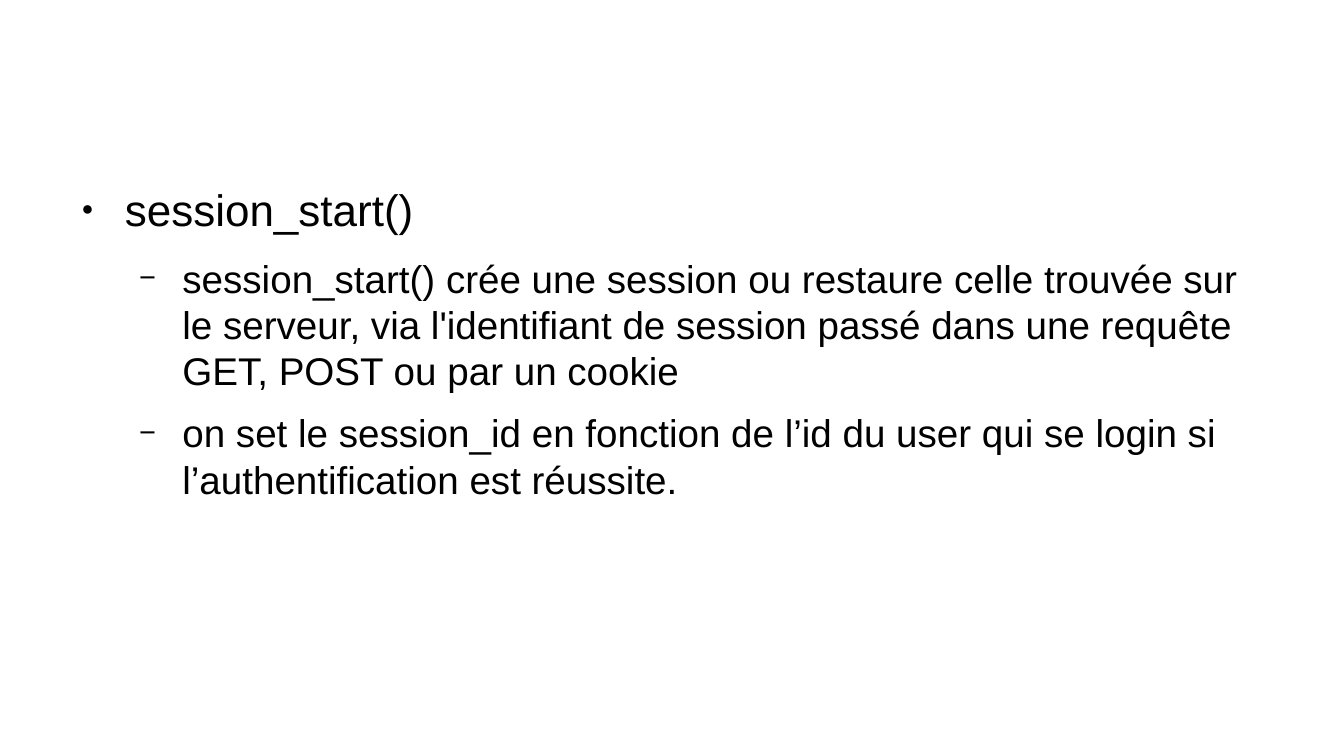
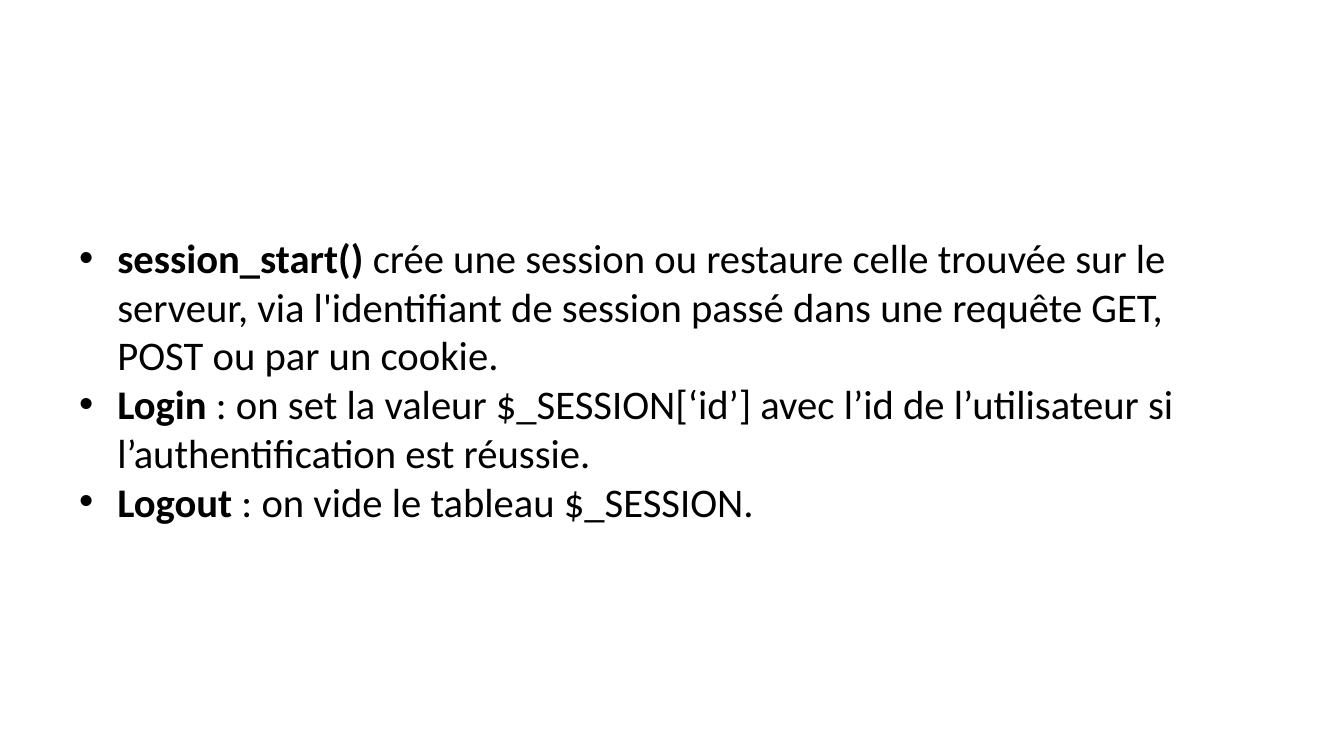
Before and after one commit to panticne/sti-chat-project, a slide deck: slide 3 of Presentation.odp. Drawn at 1344x756 pixels with LibreOffice and Linux fonts; fonts in the diff are those of the drawing; background and template pictures are left out. Boxes give left, top, right and bottom in pixels: in the first picture for what was removed or moved away, otherwise in the second. Text is boxed around its words. In the diff, an @@ line names an element or a change of style, - is before the commit and + after.

Commit message:
Maj de la presentation et ajout des admins dans le readme.

```diff
--- a/Presentation.odp
+++ b/Presentation.odp
@@ title "Authentification": place and size @@
-title "Authentification" at (182, 466, 458, 495)
+title "Authentification" at (117, 439, 396, 469)
@@ text at (117, 243, 1173, 524): text changed; size 22.8 to 24 pt; font Arial to Calibri @@
-● session_start()
-  − session_start() crée une session ou restaure celle trouvée sur le serveur, via l'identifiant de session passé dans une requête GET, POST ou par un cookie
-  − on set le session_id en fonction de l’id du user qui se login si l’authentification est réussite.
+• session_start() crée une session ou restaure celle trouvée sur le serveur, via l'identifiant de session passé dans une requête GET, POST ou par un cookie.
+• Login : on set la valeur $_SESSION[‘id’] avec l’id de l’utilisateur si l’authentification est réussie.
+• Logout : on vide le tableau $_SESSION.
```
Also in this commit, not shown: 2 other slides changed, 1 slide added, 1 slide removed, 1 other file.
